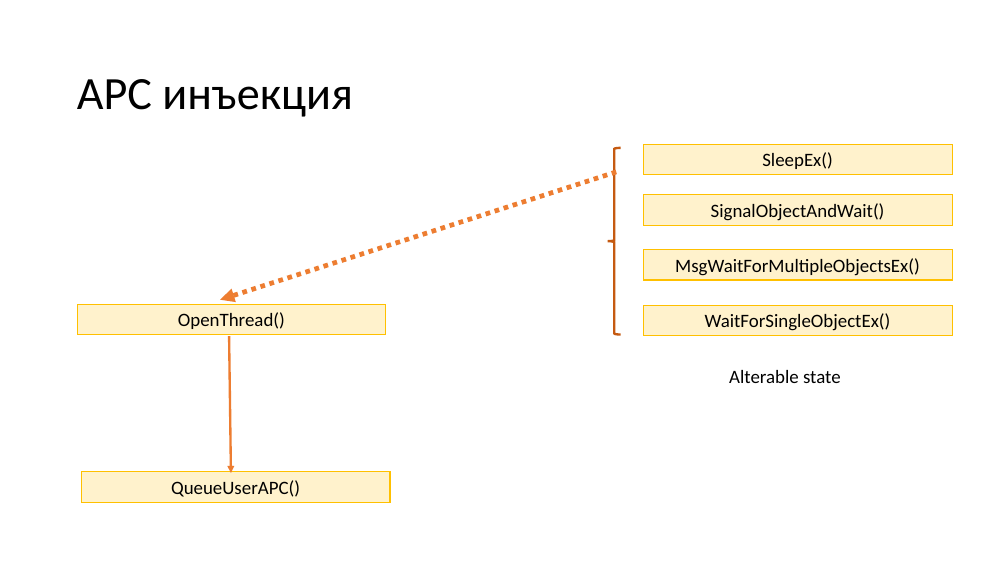
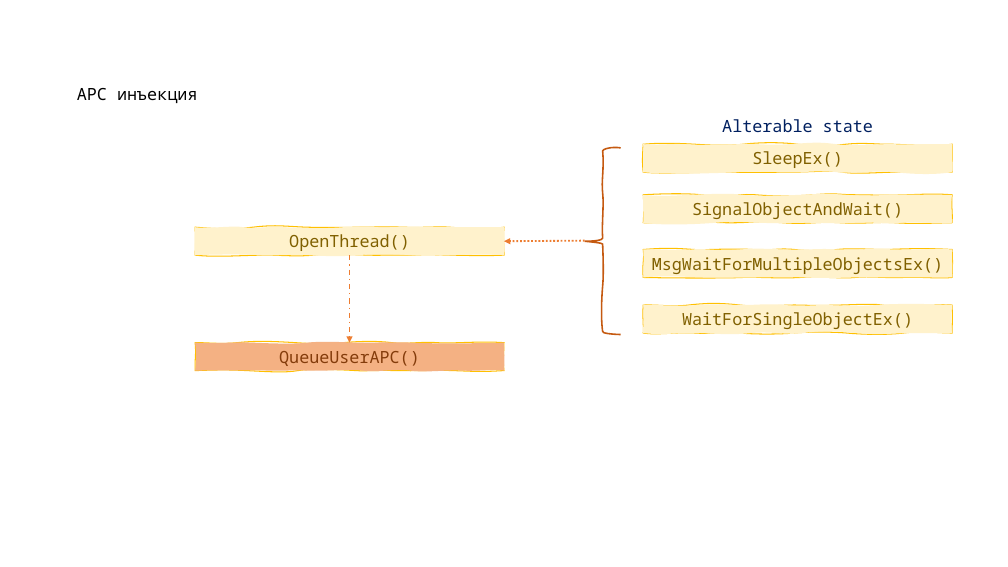
Before and after one commit to ShH01m3s/ShH01m3s.github.io, a slide deck: slide 11 of files/presentations/Injects_p2.pptx. Drawn at 1008x567 pixels with LibreOffice and Linux fonts; fonts in the diff are those of the drawing. Boxes give left, top, right and bottom in pixels: in the first picture for what was removed or moved away, otherwise in the second. Text is boxed around its words. In the diff, an @@ line names an element or a change of style, - is before the commit and + after.

```diff
--- a/files/presentations/Injects_p2.pptx
+++ b/files/presentations/Injects_p2.pptx
@@ title "APC инъекция" at (77, 88, 197, 103): size 44 to 16 pt, font Calibri to Noto Sans Mono @@
@@ text "Alterable state": place and size @@
-text "Alterable state" at (729, 370, 841, 383)
+text "Alterable state" at (722, 119, 873, 132)
@@ text "Alterable state" at (722, 119, 873, 132): size 18 to 16 pt, font Calibri to Noto Sans Mono, text colour #000000 to #002060 @@
@@ freeform shape added at (585, 148, 621, 335), outline #C55A11 1.5 pt @@
@@ left brace removed at (608, 148, 621, 335) @@
@@ rectangle removed at (644, 144, 953, 175) @@
-SleepEx()
@@ freeform shape added at (644, 144, 953, 172), fill #FFF2CC, outline #FFC000 1 pt, 16 pt, text #806000 @@
+SleepEx()
@@ rectangle removed at (644, 195, 953, 225) @@
-SignalObjectAndWait()
@@ freeform shape added at (644, 195, 953, 223), fill #FFF2CC, outline #FFC000 1 pt, 16 pt, text #806000 @@
+SignalObjectAndWait()
@@ freeform shape added at (195, 228, 504, 256), fill #FFF2CC, outline #FFC000 1 pt, 16 pt, text #806000 @@
+OpenThread()
@@ arrow moved from (229, 337) - (231, 473) to (349, 256) - (349, 343) @@
@@ arrow (349, 256) - (349, 343): stroke #ED7D31 2.25 pt to #ED7D31 1.25 pt dashed @@
@@ arrow moved from (616, 172) - (220, 299) to (585, 240) - (504, 241) @@
@@ arrow (585, 240) - (504, 241): stroke #ED7D31 4.5 pt dashed to #ED7D31 1.75 pt dashed @@
@@ rectangle removed at (644, 250, 953, 280) @@
-MsgWaitForMultipleObjectsEx()
@@ freeform shape added at (644, 250, 953, 278), fill #FFF2CC, outline #FFC000 1 pt, 16 pt, text #806000 @@
+MsgWaitForMultipleObjectsEx()
@@ rectangle removed at (77, 304, 386, 334) @@
-OpenThread()
@@ rectangle removed at (644, 306, 953, 336) @@
-WaitForSingleObjectEx()
@@ freeform shape added at (644, 306, 953, 333), fill #FFF2CC, outline #FFC000 1 pt, 16 pt, text #806000 @@
+WaitForSingleObjectEx()
@@ freeform shape added at (195, 343, 504, 371), fill #F4B183, outline #FFC000 1 pt, 16 pt, text #843C0B @@
+QueueUserAPC()
@@ rectangle removed at (81, 472, 390, 502) @@
-QueueUserAPC()
```
Also in this commit, not shown: 3 other slides changed, 14 other files.
